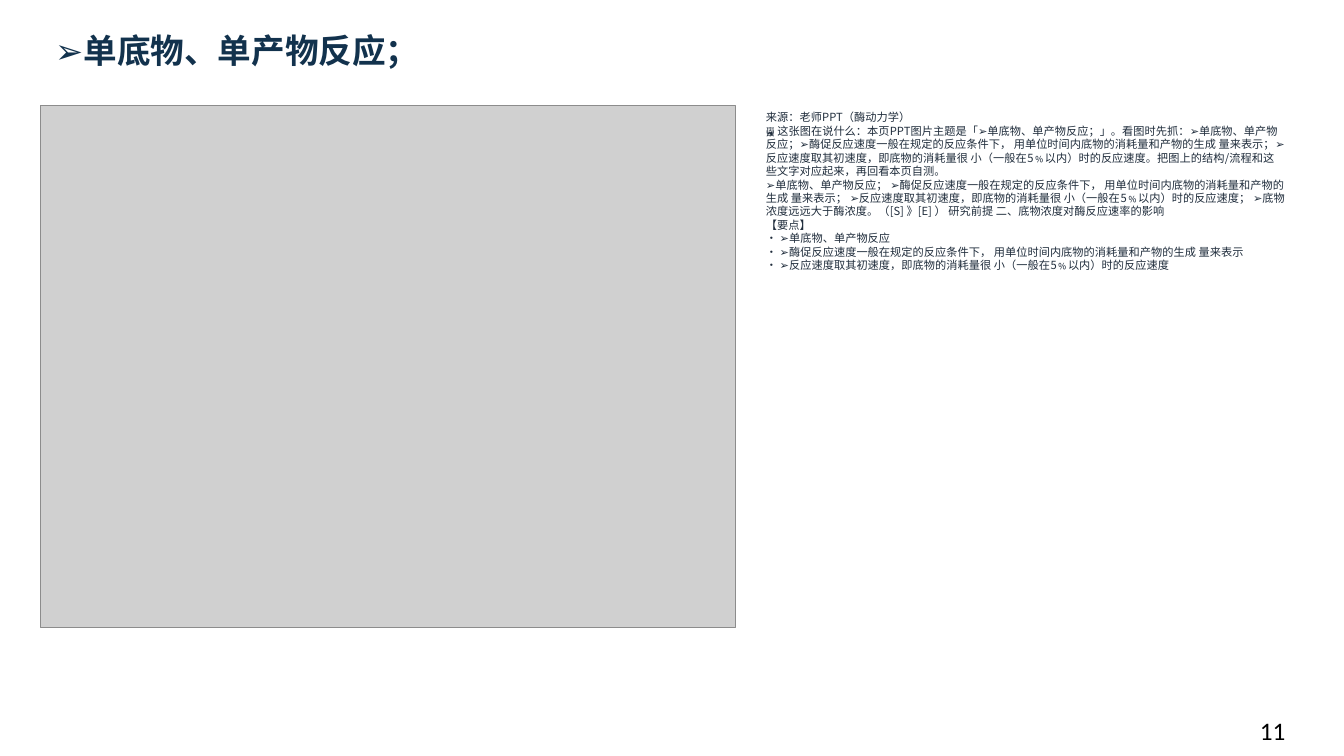
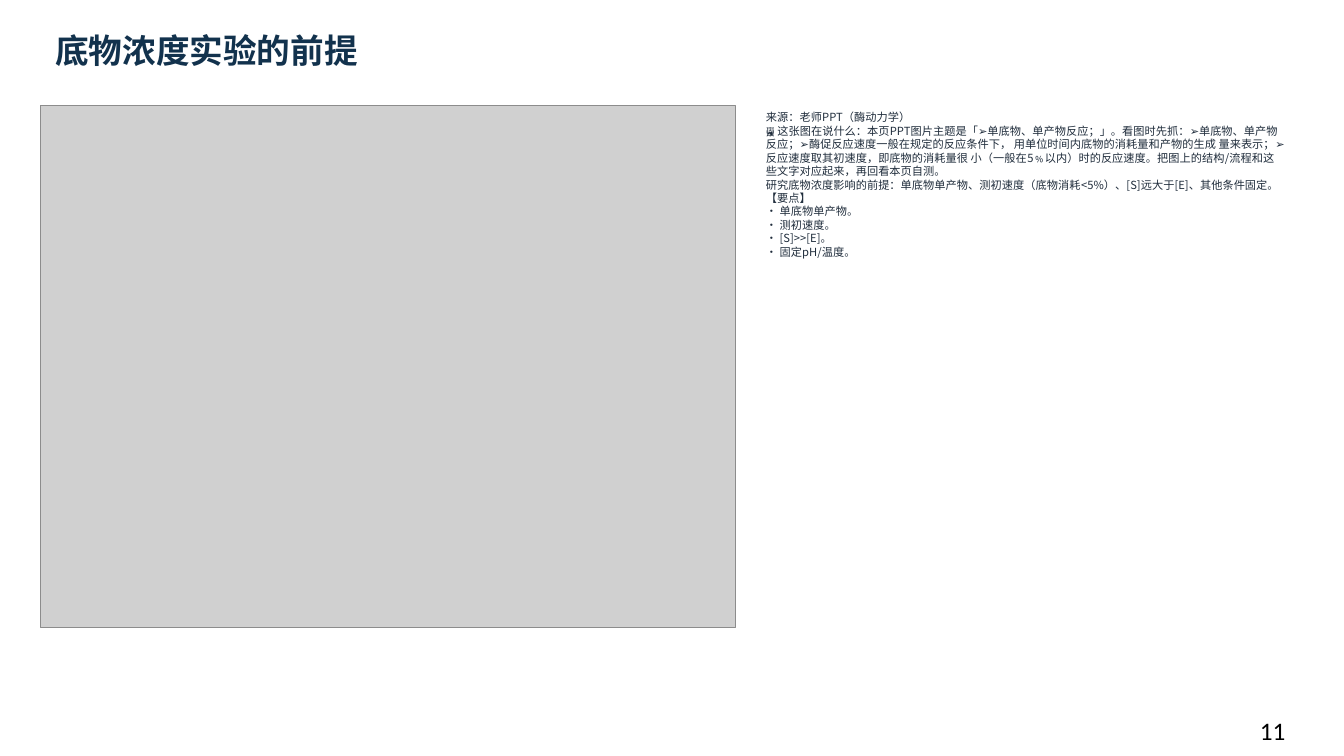
Before and after one commit to newkan-li/Biochemistry, a slide deck: slide 11 of downloads/bc07-ai-style.pptx. Drawn at 1344x756 pixels with LibreOffice and Linux fonts; fonts in the diff are those of the drawing; grey boxes stand for pictures. Boxes give left, top, right and bottom in pixels: in the first picture for what was removed or moved away, otherwise in the second. Text is boxed around its words. In the diff, an @@ line names an element or a change of style, - is before the commit and + after.

```diff
--- a/downloads/bc07-ai-style.pptx
+++ b/downloads/bc07-ai-style.pptx
@@ text at <box>55,34,357,66</box>: text changed @@
-➢单底物、单产物反应；
+底物浓度实验的前提
@@ text at <box>766,111,1279,259</box>: text changed @@
-来源：老师PPT（酶动力学）
-🖼 这张图在说什么：本页PPT图片主题是「➢单底物、单产物反应；」。看图时先抓：➢单底物、单产物反应；➢酶促反应速度一般在规定的反应条件下， 用单位时间内底物的消耗量和产物的生成 量来表示；➢反应速度取其初速度，即底物的消耗量很 小（一般在5﹪以内）时的反应速度。把图上的结构/流程和这些文字对应起来，再回看本页自测。
-➢单底物、单产物反应； ➢酶促反应速度一般在规定的反应条件下， 用单位时间内底物的消耗量和产物的生成 量来表示； ➢反应速度取其初速度，即底物的消耗量很 小（一般在5﹪以内）时的反应速度； ➢底物浓度远远大于酶浓度。（[S] 》[E] ） 研究前提 二、底物浓度对酶反应速率的影响
-【要点】
-• ➢单底物、单产物反应
-• ➢酶促反应速度一般在规定的反应条件下， 用单位时间内底物的消耗量和产物的生成 量来表示
-• ➢反应速度取其初速度，即底物的消耗量很 小（一般在5﹪以内）时的反应速度
+来源：老师PPT（酶动力学）
+🖼 这张图在说什么：本页PPT图片主题是「➢单底物、单产物反应；」。看图时先抓：➢单底物、单产物反应；➢酶促反应速度一般在规定的反应条件下， 用单位时间内底物的消耗量和产物的生成 量来表示；➢反应速度取其初速度，即底物的消耗量很 小（一般在5﹪以内）时的反应速度。把图上的结构/流程和这些文字对应起来，再回看本页自测。
+研究底物浓度影响的前提：单底物单产物、测初速度（底物消耗<5%）、[S]远大于[E]、其他条件固定。
+【要点】
+• 单底物单产物。
+• 测初速度。
+• [S]>>[E]。
+• 固定pH/温度。
```
Also in this commit, not shown: 24 other slides changed, 12 slides added, 10 other files.
